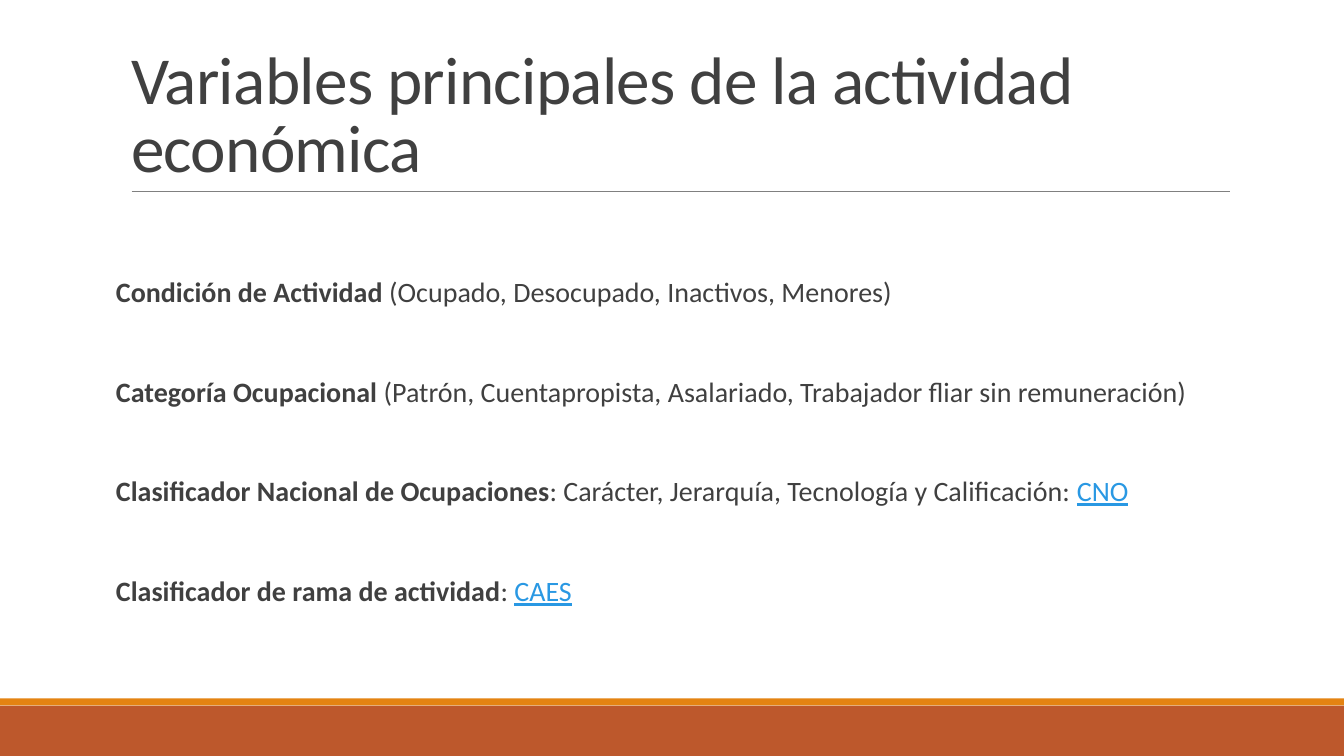
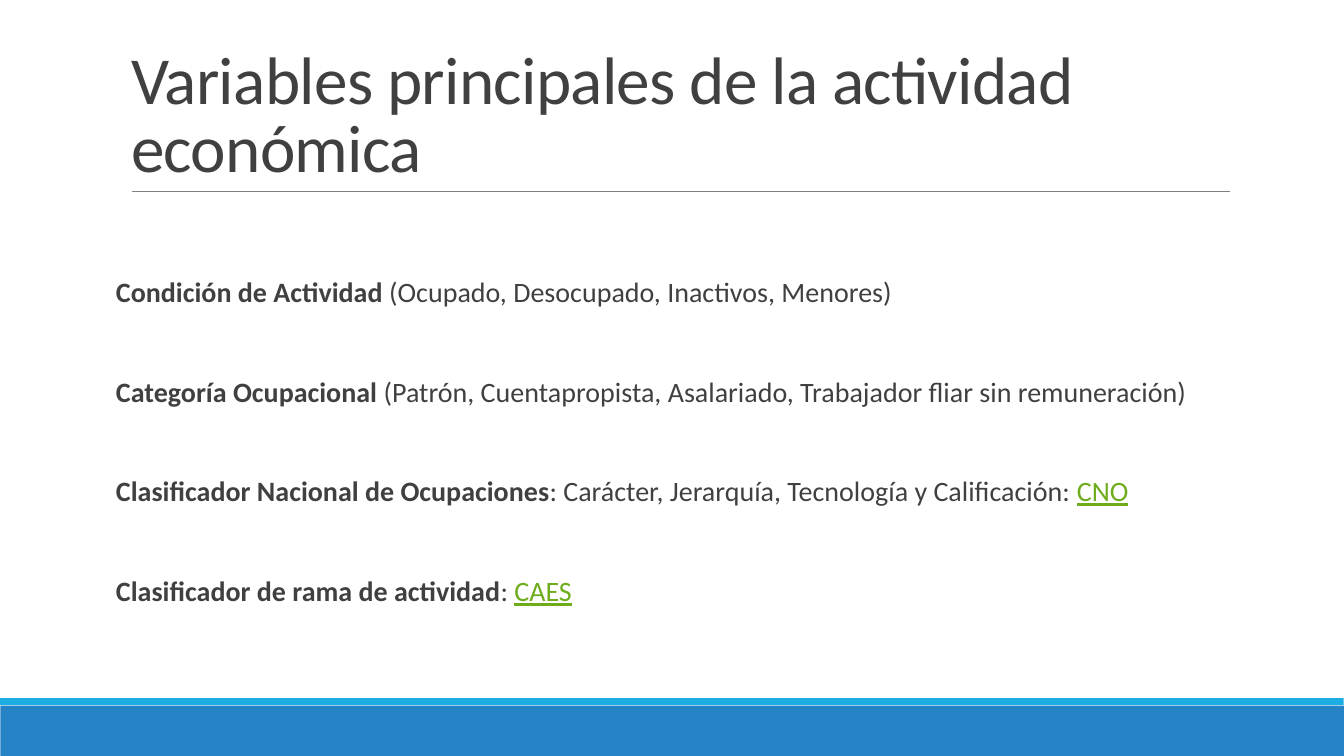
Before and after one commit to ceped-fce-uba/curso_aset, a slide deck: slide 9 of Clase 2 - EPH e Intro a Tidyverse/Presentación EPH.pptx. Drawn at 1344x756 pixels with LibreOffice and Linux fonts; fonts in the diff are those of the drawing. Boxes give left, top, right and bottom in pixels: in the first picture for what was removed or moved away, otherwise in the second. Text is boxed around its words. In the diff, an @@ line names an element or a change of style, - is before the commit and + after.

```diff
--- a/Clase 2 - EPH e Intro a Tidyverse/Presentación EPH.pptx
+++ b/Clase 2 - EPH e Intro a Tidyverse/Presentación EPH.pptx
@@ text "Condición de Actividad (Ocupado, Desocupado, ..." at box(116, 281, 1186, 606): text colour #2998E3 to #6EAC1C in "CNO", "CAES"; bullet colour #E48312 to #1CADE4 @@
@@ rectangle at box(0, 706, 1344, 756): fill #BD582C to #2683C6 @@
@@ rectangle at box(0, 699, 1344, 706): fill #E48312 to #1CADE4 @@
```
Also in this commit, not shown: 22 other slides changed, 3 other files.
